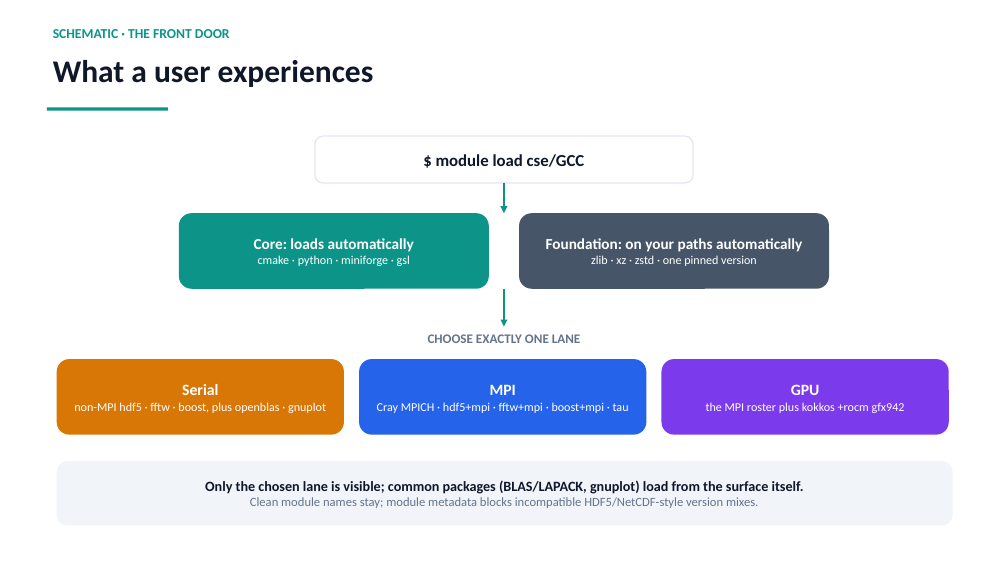
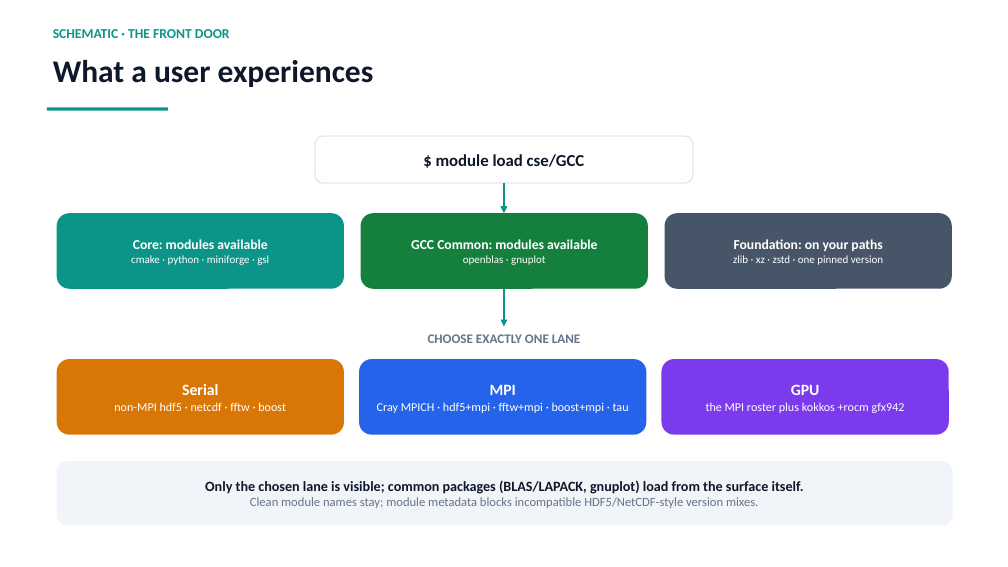
Before and after one commit to ray12514/stack-planning, a slide deck: slide 5 of presentations/cse_lanes_model.pptx. Drawn at 1008x567 pixels with LibreOffice and Linux fonts; fonts in the diff are those of the drawing. Boxes give left, top, right and bottom in pixels: in the first picture for what was removed or moved away, otherwise in the second. Text is boxed around its words. In the diff, an @@ line names an element or a change of style, - is before the commit and + after.

```diff
--- a/presentations/cse_lanes_model.pptx
+++ b/presentations/cse_lanes_model.pptx
@@ rounded rectangle "Core: modules available": place and size @@
-rounded rectangle "Core: modules available" at (179, 213, 489, 289)
+rounded rectangle "Core: modules available" at (57, 213, 344, 289)
@@ text in rounded rectangle at (133, 239, 267, 249): text changed; size 14.5 to 13 pt @@
-Core: loads automatically
+Core: modules available
@@ rounded rectangle added at (361, 213, 648, 289), fill #15803D, 13 pt, text #FFFFFF, bold @@
+GCC Common: modules available
+openblas · gnuplot
@@ rounded rectangle "Foundation: on your paths": place and size @@
-rounded rectangle "Foundation: on your paths" at (520, 213, 830, 289)
+rounded rectangle "Foundation: on your paths" at (665, 213, 952, 289)
@@ text in rounded rectangle at (734, 239, 882, 251): text changed; size 14.5 to 13 pt @@
-Foundation: on your paths automatically
+Foundation: on your paths
@@ text in rounded rectangle at (131, 255, 269, 265): size 11.5 to 10.5 pt in "cmake · python · miniforge · gsl" @@
@@ text in rounded rectangle at (733, 255, 883, 265): size 11.5 to 10.5 pt in "zlib · xz · zstd · one ..." @@
@@ text in rounded rectangle at (114, 402, 286, 411): text changed @@
-non-MPI hdf5 · fftw · boost, plus openblas · gnuplot
+non-MPI hdf5 · netcdf · fftw · boost
```
Also in this commit, not shown: 3 other slides changed, 1 other file.
